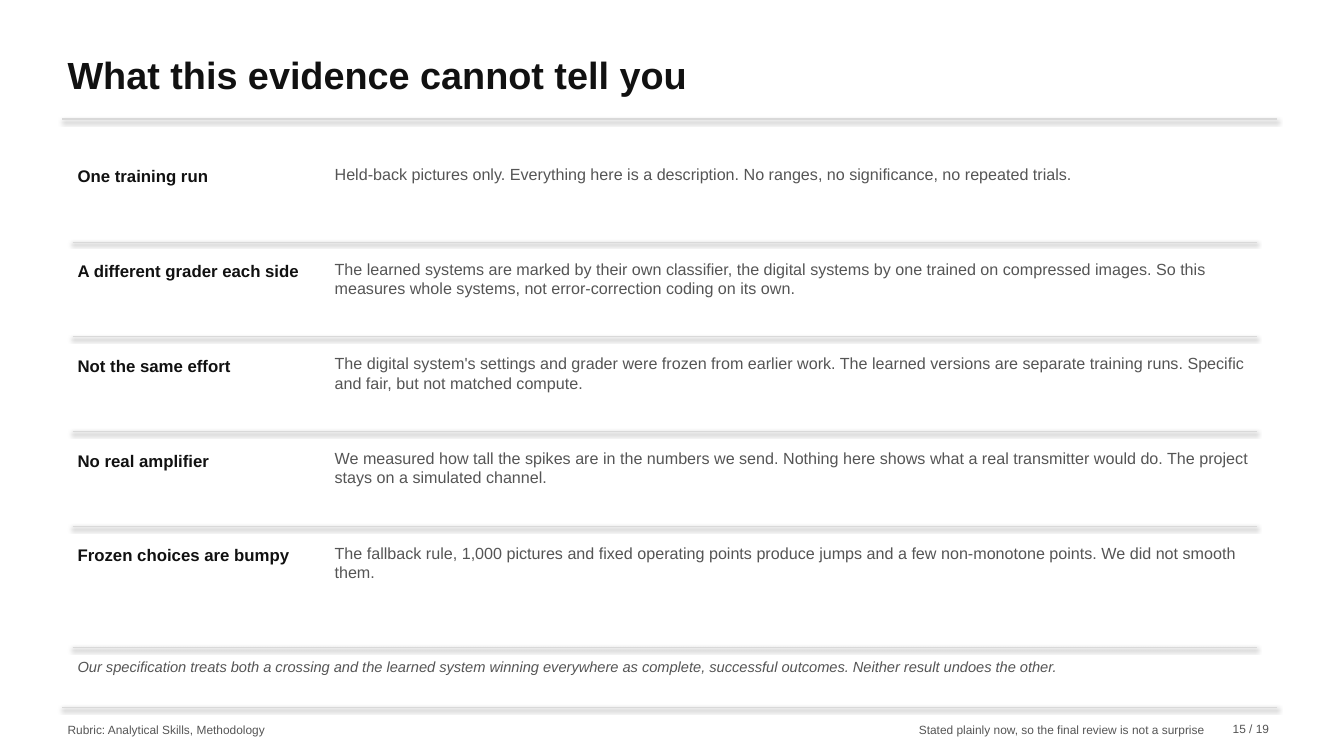
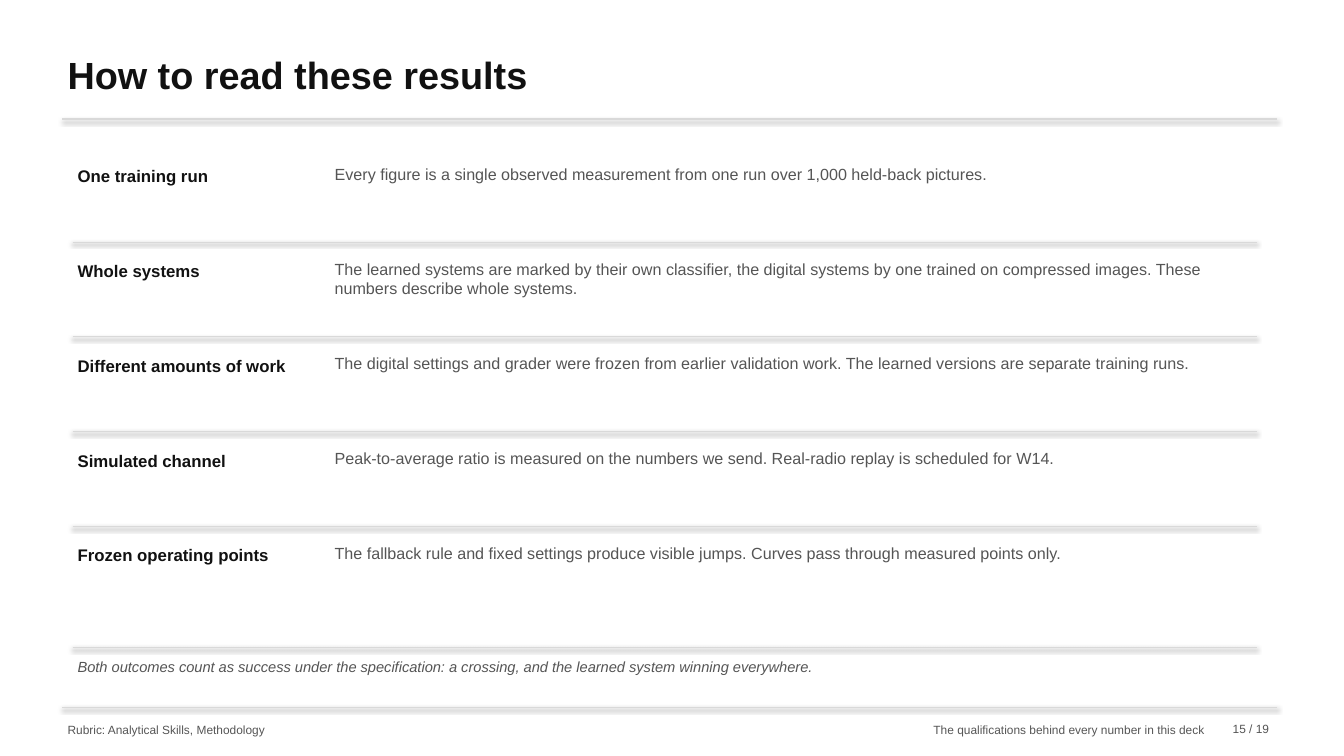
Before and after one commit to nxck2005/capstone, a slide deck: slide 15 of deliverables/review-2/semantic-communication-second-review.pptx. Drawn at 1344x756 pixels with LibreOffice and Linux fonts; fonts in the diff are those of the drawing. Boxes give left, top, right and bottom in pixels: in the first picture for what was removed or moved away, otherwise in the second. Text is boxed around its words. In the diff, an @@ line names an element or a change of style, - is before the commit and + after.

```diff
--- a/deliverables/review-2/semantic-communication-second-review.pptx
+++ b/deliverables/review-2/semantic-communication-second-review.pptx
@@ text at (x1=68, y1=61, x2=527, y2=90): text changed @@
-What this evidence cannot tell you
+How to read these results
@@ text at (x1=335, y1=168, x2=987, y2=184): text changed @@
-Held-back pictures only. Everything here is a description. No ranges, no significance, no repeated trials.
+Every figure is a single observed measurement from one run over 1,000 held-back pictures.
@@ text at (x1=78, y1=265, x2=200, y2=281): text changed @@
-A different grader each side
+Whole systems
@@ text at (x1=335, y1=263, x2=1201, y2=298): text changed @@
-The learned systems are marked by their own classifier, the digital systems by one trained on compressed images. So this measures whole systems, not error-correction coding on its own.
+The learned systems are marked by their own classifier, the digital systems by one trained on compressed images. These numbers describe whole systems.
@@ text at (x1=335, y1=357, x2=1189, y2=373): text changed @@
-The digital system's settings and grader were frozen from earlier work. The learned versions are separate training runs. Specific and fair, but not matched compute.
+The digital settings and grader were frozen from earlier validation work. The learned versions are separate training runs.
@@ text at (x1=78, y1=360, x2=285, y2=372): text changed @@
-Not the same effort
+Different amounts of work
@@ text at (x1=78, y1=455, x2=225, y2=467): text changed @@
-No real amplifier
+Simulated channel
@@ text at (x1=335, y1=452, x2=1054, y2=468): text changed @@
-We measured how tall the spikes are in the numbers we send. Nothing here shows what a real transmitter would do. The project stays on a simulated channel.
+Peak-to-average ratio is measured on the numbers we send. Real-radio replay is scheduled for W14.
@@ text at (x1=78, y1=549, x2=268, y2=565): text changed @@
-Frozen choices are bumpy
+Frozen operating points
@@ text at (x1=335, y1=547, x2=1061, y2=563): text changed @@
-The fallback rule, 1,000 pictures and fixed operating points produce jumps and a few non-monotone points. We did not smooth them.
+The fallback rule and fixed settings produce visible jumps. Curves pass through measured points only.
@@ text at (x1=78, y1=661, x2=813, y2=675): text changed @@
-Our specification treats both a crossing and the learned system winning everywhere as complete, successful outcomes. Neither result undoes the other.
+Both outcomes count as success under the specification: a crossing, and the learned system winning everywhere.
@@ text at (x1=933, y1=725, x2=1204, y2=737): text changed @@
-Stated plainly now, so the final review is not a surprise
+The qualifications behind every number in this deck
```
Also in this commit, not shown: 18 other slides changed, 25 other files.
